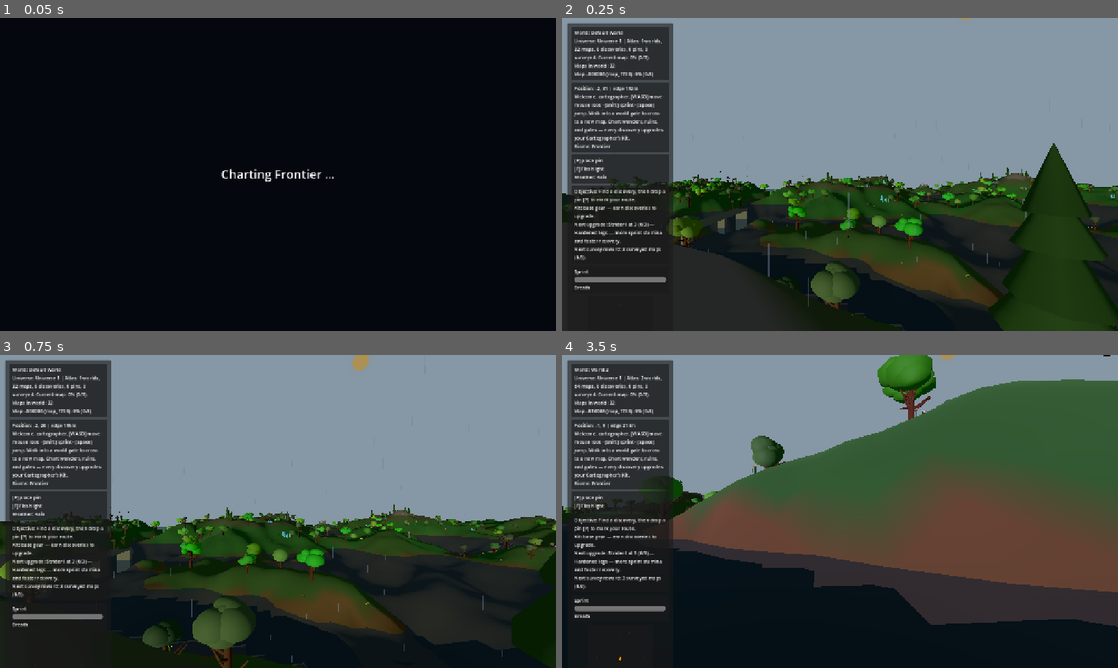
Above: before the commit, frames 1-4 (two rows, left to right).
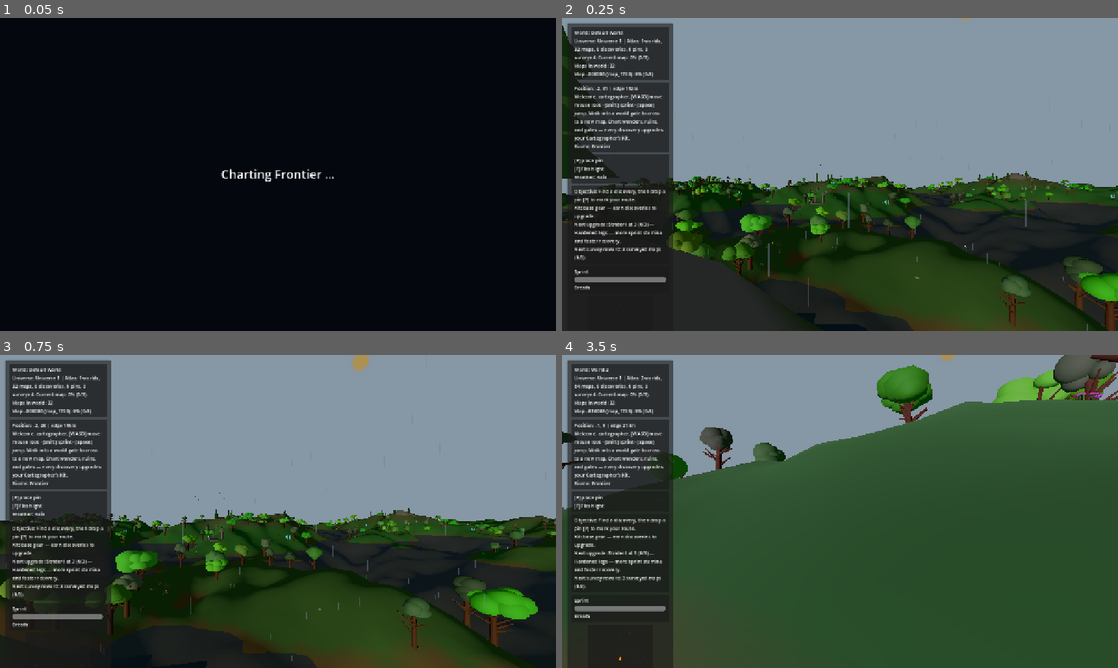
Above: after the commit, the same moments.

Repository: emkey1/Gatewalk
Game: Godot game, scene res://scenes/main.tscn
Two runs of this game, one before a commit and one after it. Both use one fixed random seed, a clock stepped at 60 frames per second and the inputs below.
Inputs (mouse positions are in pixels of both pictures, inside the frame that each line leads up to):
- Up to frame 1 (0.05 s): no input
- Up to frame 2 (0.25 s): no input
- Up to frame 3 (0.75 s): tap Enter at 0.5 s; move the mouse to (305, 511) at 0.52 s; hold W (move_forward) from 0.53 s (still down); hold Shift (sprint) from 0.53 s (still down)
- Up to frame 4 (3.5 s): tap Space (jump) at 0.77, 1.07, 1.52, 1.82 s; move the mouse to (812, 511) at 1.27 s; release Shift (sprint) at 1.28 s; tap E at 1.35 s; move the mouse to (851, 505) at 2.02 s; tap M at 2.1 s; release W (move_forward) at 2.75 s; click "New World" at 2.75 s

Frame 1 is identical in both runs. In frame 2, 18% of the frame differs, in the area x 0-100%, y 2-100%; in frame 3, 18%; in frame 4, 52%, in the area x 0-100%, y 0-100%.

Commit message:
Water: drained cities, meandering rivers, scattered lakes
Cities are now drained: MapGenerator skips the water plane for RUINED_CITY and the player's water/drowning line is disabled there, so basements and streets never flood (no more sub-grade ocean).

Open-world water is less of a uniform sheet: the river snakes via two sines of different wavelength plus noise instead of one predictable curve, and normal maps carve 2-4 scattered lake basins (smooth bowls) into the land so the plane pools into distinct lakes/ponds.

Deterministic (lake layout seeded from world_seed); VALIDATION + INTEGRATION OK; verified city has no water plane while normal maps keep theirs with carved basins.

Co-Authored-By: Claude Opus 4.8 <noreply@anthropic.com>

Diff:
--- a/scripts/Main.gd
+++ b/scripts/Main.gd
@@ -5556,7 +5556,8 @@
 	else:
 		player.set("gravity_multiplier", 1.0)
 		player.set("jump_multiplier", 1.0)
-		player.set("water_level", WATER_LEVEL)
+		# Ruined cities are drained, so disable the water/drowning line entirely there.
+		player.set("water_level", -100000.0 if _is_current_map_ruined_city() else WATER_LEVEL)
 	add_child(player)
 	_player_ref = player
 	if _is_current_map_cave():
--- a/scripts/core/MapContext.gd
+++ b/scripts/core/MapContext.gd
@@ -11,6 +11,7 @@
 var height_scale: float = 15.0
 var moon_grid_scale: int = 1
 var noise: FastNoiseLite = FastNoiseLite.new()
+var _lakes: Array = []   # normal-map lake basins: {x, z, r, depth}
 
 
 func _init(config: Dictionary = {}) -> void:
@@ -26,6 +27,7 @@
 	if map_type == WorldGraph.MAP_MOON and moon_grid_scale == 1:
 		moon_grid_scale = 2
 	_setup_noise()
+	_setup_lakes()
 
 
 func _setup_noise() -> void:
@@ -38,6 +40,37 @@
 	noise.fractal_gain = 0.45
 
 
+# A few scattered lake basins so open ground reads as distinct ponds/lakes rather than
+# one uniform sheet wherever the noise happens to dip below the water line.
+func _setup_lakes() -> void:
+	_lakes = []
+	if map_type != WorldGraph.MAP_NORMAL:
+		return
+	var lr := StableRng.new(StableRng.mix_string(world_seed, "lakes", 0))
+	var n: int = lr.randi_range(2, 4)
+	var half: float = world_half_size() * 0.72
+	for k in range(n):
+		_lakes.append({
+			"x": lr.randf_range(-half, half),
+			"z": lr.randf_range(-half, half),
+			"r": lr.randf_range(22.0, 40.0),
+			"depth": lr.randf_range(7.0, 13.0),
+		})
+
+
+# Smooth bowl depth at a point (0 outside every lake), subtracted from the land so the
+# water plane pools into it.
+func _lake_carve(wx: float, wz: float) -> float:
+	var c: float = 0.0
+	for lake in _lakes:
+		var r: float = lake["r"]
+		var d: float = Vector2(wx - float(lake["x"]), wz - float(lake["z"])).length()
+		if d < r:
+			var t: float = 1.0 - d / r
+			c = maxf(c, smoothstep(0.0, 1.0, t) * float(lake["depth"]))
+	return c
+
+
 func effective_grid_size() -> int:
 	if map_type == WorldGraph.MAP_MOON:
 		return grid_size * moon_grid_scale
@@ -65,7 +98,9 @@
 func river_distance(wx: float, wz: float) -> float:
 	if map_type == WorldGraph.MAP_FLOATING_ISLAND or map_type == WorldGraph.MAP_RUINED_CITY:
 		return 999.0
-	var curve: float = sin(wx * 0.025) * 22.0 + noise.get_noise_2d(wx * 0.2 + 3200.0, 410.0) * 16.0
+	# Two sines of different wavelength + noise so the river snakes naturally instead of
+	# tracing one predictable curve.
+	var curve: float = sin(wx * 0.025) * 20.0 + sin(wx * 0.011 + 2.1) * 16.0 + noise.get_noise_2d(wx * 0.2 + 3200.0, 410.0) * 14.0
 	return abs(wz - curve)
 
 
@@ -170,7 +205,7 @@
 	var details: float = noise.get_noise_2d(wx * 2.1 + 900.0, wz * 2.1 - 900.0) * 1.1
 	var river_dist: float = river_distance(wx, wz)
 	var river_carve: float = _smooth_falloff(river_dist, 0.0, 16.0) * 5.5
-	var height: float = broad + hills + details - river_carve
+	var height: float = broad + hills + details - river_carve - _lake_carve(wx, wz)
 
 	if river_dist < 6.0:
 		height = min(height, water_level - 0.45 + abs(river_dist) * 0.05)
--- a/scripts/core/MapGenerator.gd
+++ b/scripts/core/MapGenerator.gd
@@ -790,6 +790,8 @@
 		return
 	if map_type == WorldGraph.MAP_GATE_ROOM or map_type == WorldGraph.MAP_NEXUS:
 		return
+	if map_type == WorldGraph.MAP_RUINED_CITY:
+		return   # a ruined city is drained — no standing water to flood basements/streets
 
 	var water_size: float = float(_effective_grid_size()) * CELL_SIZE * 0.94
 
